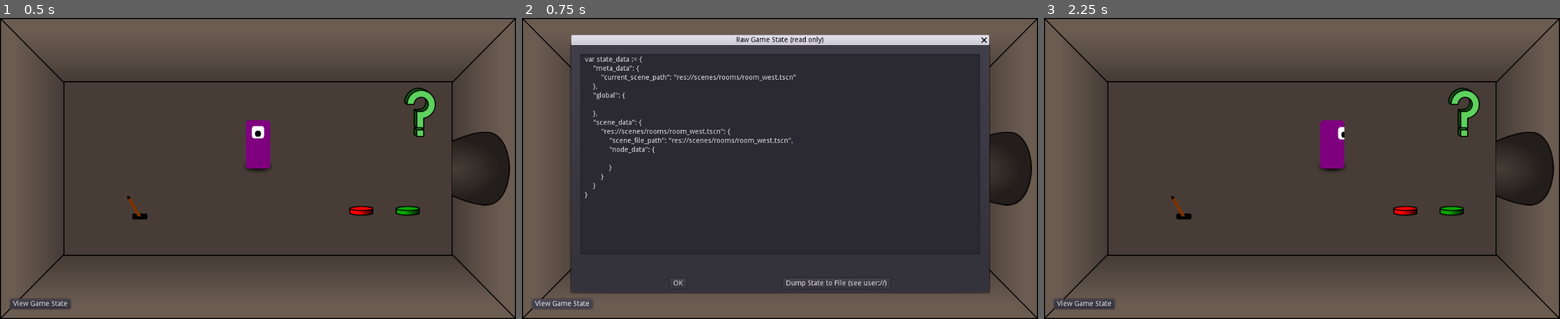
Above: before the commit, frames 1-3 (left to right).
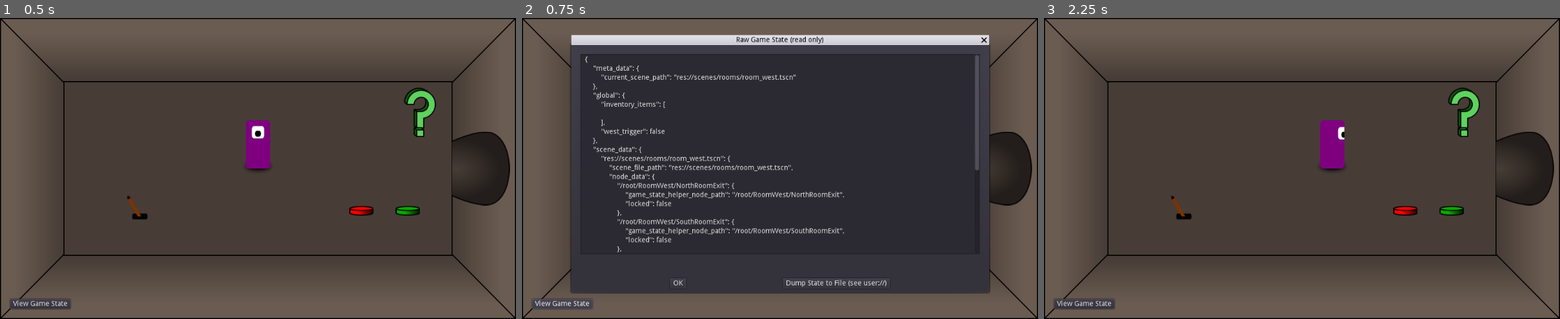
Above: after the commit, the same moments.

Repository: jhlothamer/save_and_load_demo
Game: Godot game, scene res://scenes/rooms/room_west.tscn
Same seed, same stepped clock (60 frames per second), same inputs: the game is played once before the commit and once after it. This scene is started directly instead of the project's main scene.
Inputs:
- Up to frame 1 (0.5 s): no input
- Up to frame 2 (0.75 s): click "View Game State" at 0.5 s
- Up to frame 3 (2.25 s): click "OK" at 1.25 s; tap Enter (interact) at 2, 2.1 s; hold Right (ui_right) from 2.03 s (still down)

Frame 1 is identical in both runs. In frame 2, 3.1% of the frame differs, in the area x 12-89%, y 12-78%; in frame 3, nothing differs.

Commit message:
refresh game state when game state dialog shown, fix issue with re-adding user signal

Diff:
--- a/project/project.godot
+++ b/project/project.godot
@@ -81,46 +81,46 @@
 
 ui_left={
 "deadzone": 0.5,
-"events": [ Object(InputEventKey,"resource_local_to_scene":false,"resource_name":"","device":0,"alt":false,"shift":false,"control":false,"meta":false,"command":false,"pressed":false,"scancode":16777231,"unicode":0,"echo":false,"script":null)
+"events": [ Object(InputEventKey,"resource_local_to_scene":false,"resource_name":"","device":0,"alt":false,"shift":false,"control":false,"meta":false,"command":false,"pressed":false,"scancode":16777231,"physical_scancode":0,"unicode":0,"echo":false,"script":null)
 , Object(InputEventJoypadButton,"resource_local_to_scene":false,"resource_name":"","device":0,"button_index":14,"pressure":0.0,"pressed":false,"script":null)
 , Object(InputEventJoypadMotion,"resource_local_to_scene":false,"resource_name":"","device":0,"axis":0,"axis_value":-1.0,"script":null)
-, Object(InputEventKey,"resource_local_to_scene":false,"resource_name":"","device":0,"alt":false,"shift":false,"control":false,"meta":false,"command":false,"pressed":false,"scancode":65,"unicode":0,"echo":false,"script":null)
+, Object(InputEventKey,"resource_local_to_scene":false,"resource_name":"","device":0,"alt":false,"shift":false,"control":false,"meta":false,"command":false,"pressed":false,"scancode":65,"physical_scancode":0,"unicode":0,"echo":false,"script":null)
  ]
 }
 ui_right={
 "deadzone": 0.5,
-"events": [ Object(InputEventKey,"resource_local_to_scene":false,"resource_name":"","device":0,"alt":false,"shift":false,"control":false,"meta":false,"command":false,"pressed":false,"scancode":16777233,"unicode":0,"echo":false,"script":null)
+"events": [ Object(InputEventKey,"resource_local_to_scene":false,"resource_name":"","device":0,"alt":false,"shift":false,"control":false,"meta":false,"command":false,"pressed":false,"scancode":16777233,"physical_scancode":0,"unicode":0,"echo":false,"script":null)
 , Object(InputEventJoypadButton,"resource_local_to_scene":false,"resource_name":"","device":0,"button_index":15,"pressure":0.0,"pressed":false,"script":null)
 , Object(InputEventJoypadMotion,"resource_local_to_scene":false,"resource_name":"","device":0,"axis":0,"axis_value":1.0,"script":null)
-, Object(InputEventKey,"resource_local_to_scene":false,"resource_name":"","device":0,"alt":false,"shift":false,"control":false,"meta":false,"command":false,"pressed":false,"scancode":68,"unicode":0,"echo":false,"script":null)
+, Object(InputEventKey,"resource_local_to_scene":false,"resource_name":"","device":0,"alt":false,"shift":false,"control":false,"meta":false,"command":false,"pressed":false,"scancode":68,"physical_scancode":0,"unicode":0,"echo":false,"script":null)
  ]
 }
 ui_up={
 "deadzone": 0.5,
-"events": [ Object(InputEventKey,"resource_local_to_scene":false,"resource_name":"","device":0,"alt":false,"shift":false,"control":false,"meta":false,"command":false,"pressed":false,"scancode":16777232,"unicode":0,"echo":false,"script":null)
+"events": [ Object(InputEventKey,"resource_local_to_scene":false,"resource_name":"","device":0,"alt":false,"shift":false,"control":false,"meta":false,"command":false,"pressed":false,"scancode":16777232,"physical_scancode":0,"unicode":0,"echo":false,"script":null)
 , Object(InputEventJoypadButton,"resource_local_to_scene":false,"resource_name":"","device":0,"button_index":12,"pressure":0.0,"pressed":false,"script":null)
 , Object(InputEventJoypadMotion,"resource_local_to_scene":false,"resource_name":"","device":0,"axis":1,"axis_value":-1.0,"script":null)
-, Object(InputEventKey,"resource_local_to_scene":false,"resource_name":"","device":0,"alt":false,"shift":false,"control":false,"meta":false,"command":false,"pressed":false,"scancode":87,"unicode":0,"echo":false,"script":null)
+, Object(InputEventKey,"resource_local_to_scene":false,"resource_name":"","device":0,"alt":false,"shift":false,"control":false,"meta":false,"command":false,"pressed":false,"scancode":87,"physical_scancode":0,"unicode":0,"echo":false,"script":null)
  ]
 }
 ui_down={
 "deadzone": 0.5,
-"events": [ Object(InputEventKey,"resource_local_to_scene":false,"resource_name":"","device":0,"alt":false,"shift":false,"control":false,"meta":false,"command":false,"pressed":false,"scancode":16777234,"unicode":0,"echo":false,"script":null)
+"events": [ Object(InputEventKey,"resource_local_to_scene":false,"resource_name":"","device":0,"alt":false,"shift":false,"control":false,"meta":false,"command":false,"pressed":false,"scancode":16777234,"physical_scancode":0,"unicode":0,"echo":false,"script":null)
 , Object(InputEventJoypadButton,"resource_local_to_scene":false,"resource_name":"","device":0,"button_index":13,"pressure":0.0,"pressed":false,"script":null)
 , Object(InputEventJoypadMotion,"resource_local_to_scene":false,"resource_name":"","device":0,"axis":1,"axis_value":1.0,"script":null)
-, Object(InputEventKey,"resource_local_to_scene":false,"resource_name":"","device":0,"alt":false,"shift":false,"control":false,"meta":false,"command":false,"pressed":false,"scancode":83,"unicode":0,"echo":false,"script":null)
+, Object(InputEventKey,"resource_local_to_scene":false,"resource_name":"","device":0,"alt":false,"shift":false,"control":false,"meta":false,"command":false,"pressed":false,"scancode":83,"physical_scancode":0,"unicode":0,"echo":false,"script":null)
  ]
 }
 interact={
 "deadzone": 0.5,
-"events": [ Object(InputEventKey,"resource_local_to_scene":false,"resource_name":"","device":0,"alt":false,"shift":false,"control":false,"meta":false,"command":false,"pressed":false,"scancode":16777221,"unicode":0,"echo":false,"script":null)
+"events": [ Object(InputEventKey,"resource_local_to_scene":false,"resource_name":"","device":0,"alt":false,"shift":false,"control":false,"meta":false,"command":false,"pressed":false,"scancode":16777221,"physical_scancode":0,"unicode":0,"echo":false,"script":null)
 , Object(InputEventJoypadButton,"resource_local_to_scene":false,"resource_name":"","device":0,"button_index":0,"pressure":0.0,"pressed":false,"script":null)
-, Object(InputEventKey,"resource_local_to_scene":false,"resource_name":"","device":0,"alt":false,"shift":false,"control":false,"meta":false,"command":false,"pressed":false,"scancode":32,"unicode":0,"echo":false,"script":null)
+, Object(InputEventKey,"resource_local_to_scene":false,"resource_name":"","device":0,"alt":false,"shift":false,"control":false,"meta":false,"command":false,"pressed":false,"scancode":32,"physical_scancode":0,"unicode":0,"echo":false,"script":null)
  ]
 }
 pause={
 "deadzone": 0.5,
-"events": [ Object(InputEventKey,"resource_local_to_scene":false,"resource_name":"","device":0,"alt":false,"shift":false,"control":false,"meta":false,"command":false,"pressed":false,"scancode":16777217,"unicode":0,"echo":false,"script":null)
+"events": [ Object(InputEventKey,"resource_local_to_scene":false,"resource_name":"","device":0,"alt":false,"shift":false,"control":false,"meta":false,"command":false,"pressed":false,"scancode":16777217,"physical_scancode":0,"unicode":0,"echo":false,"script":null)
  ]
 }
 
--- a/project/scenes/rooms/room.tscn
+++ b/project/scenes/rooms/room.tscn
@@ -61,29 +61,21 @@
 
 [node name="NorthRoomExit" parent="." instance=ExtResource( 3 )]
 position = Vector2( 512, 128 )
-collision_layer = 6
-collision_mask = 6
 destination_level_scene = "res://scenes/rooms/room.tscn"
 
 [node name="SouthRoomExit" parent="." instance=ExtResource( 3 )]
 position = Vector2( 512, 472 )
 rotation = 3.14159
-collision_layer = 6
-collision_mask = 6
 destination_level_scene = "res://scenes/rooms/room.tscn"
 
 [node name="EastRoomExit" parent="." instance=ExtResource( 3 )]
 position = Vector2( 896, 300 )
 rotation = 1.5708
-collision_layer = 6
-collision_mask = 6
 destination_level_scene = "res://scenes/rooms/room.tscn"
 
 [node name="WestRoomExit" parent="." instance=ExtResource( 3 )]
 position = Vector2( 128, 300 )
 rotation = -1.5708
-collision_layer = 6
-collision_mask = 6
 destination_level_scene = "res://scenes/rooms/room.tscn"
 
 [node name="YSort" type="YSort" parent="."]
--- a/project/scenes/rooms/room_north.tscn
+++ b/project/scenes/rooms/room_north.tscn
@@ -37,10 +37,11 @@
 margin_top = 264.0
 margin_right = 636.0
 margin_bottom = 336.0
-custom_fonts/font = SubResource( 1 )
+custom_colors/font_color = Color( 0.662745, 0.52549, 0.360784, 1 )
 custom_colors/font_color_shadow = Color( 0, 0, 0, 1 )
 custom_constants/shadow_offset_x = 7
 custom_constants/shadow_offset_y = 8
+custom_fonts/font = SubResource( 1 )
 text = "The End"
 align = 1
 valign = 1
--- a/project/scenes/rooms/room_south.tscn
+++ b/project/scenes/rooms/room_south.tscn
@@ -9,12 +9,12 @@
 script = ExtResource( 3 )
 
 [node name="NorthRoomExit" parent="." index="2"]
-collision_layer = 6
-collision_mask = 6
 destination_level_scene = "res://scenes/rooms/room_main.tscn"
 
 [node name="SouthRoomExit" parent="." index="3"]
 visible = false
+collision_layer = 7
+collision_mask = 7
 enabled = false
 
 [node name="room_exit" parent="SouthRoomExit" index="0"]
@@ -22,6 +22,8 @@
 
 [node name="EastRoomExit" parent="." index="4"]
 visible = false
+collision_layer = 7
+collision_mask = 7
 enabled = false
 
 [node name="room_exit" parent="EastRoomExit" index="0"]
@@ -29,6 +31,8 @@
 
 [node name="WestRoomExit" parent="." index="5"]
 visible = false
+collision_layer = 7
+collision_mask = 7
 enabled = false
 
 [node name="room_exit" parent="WestRoomExit" index="0"]
--- a/project/scenes/rooms/room_west.tscn
+++ b/project/scenes/rooms/room_west.tscn
@@ -10,6 +10,8 @@
 
 [node name="NorthRoomExit" parent="." index="2"]
 visible = false
+collision_layer = 7
+collision_mask = 7
 enabled = false
 
 [node name="room_exit" parent="NorthRoomExit" index="0"]
@@ -17,18 +19,20 @@
 
 [node name="SouthRoomExit" parent="." index="3"]
 visible = false
+collision_layer = 7
+collision_mask = 7
 enabled = false
 
 [node name="room_exit" parent="SouthRoomExit" index="0"]
 visible = false
 
 [node name="EastRoomExit" parent="." index="4"]
-collision_layer = 6
-collision_mask = 6
 destination_level_scene = "res://scenes/rooms/room_main.tscn"
 
 [node name="WestRoomExit" parent="." index="5"]
 visible = false
+collision_layer = 7
+collision_mask = 7
 enabled = false
 
 [node name="room_exit" parent="WestRoomExit" index="0"]
--- a/project/scenes/ui/pause_dialog.tscn
+++ b/project/scenes/ui/pause_dialog.tscn
@@ -25,11 +25,14 @@
 }
 
 [node name="TextureRect" type="TextureRect" parent="."]
-modulate = Color( 0, 0, 0, 0.478431 )
+modulate = Color( 0, 0, 0, 0.423529 )
 anchor_right = 1.0
 anchor_bottom = 1.0
 texture = ExtResource( 1 )
 stretch_mode = 2
+__meta__ = {
+"_edit_use_anchors_": false
+}
 
 [node name="VBoxContainer" type="VBoxContainer" parent="."]
 anchor_left = 0.5
--- a/project/scenes/ui/raw_game_state_dlg.gd
+++ b/project/scenes/ui/raw_game_state_dlg.gd
@@ -12,10 +12,7 @@
 
 
 func show_modal(exclusive: bool = false) -> void:
-	_text_edit.text = "var state_data := " + GameStateService.get_game_state_string()
-	for i in _text_edit.get_line_count():
-		if _text_edit.can_fold(i):
-			print("Can fold line %d" % i)
+	_text_edit.text = GameStateService.get_game_state_string(true)
 	get_tree().paused = true
 	.show_modal(exclusive)
 
--- a/project/scenes/ui/title.tscn
+++ b/project/scenes/ui/title.tscn
@@ -59,7 +59,7 @@
 [node name="Label" type="Label" parent="MarginContainer"]
 margin_left = 20.0
 margin_top = 60.0
-margin_right = 936.0
+margin_right = 934.0
 margin_bottom = 160.0
 custom_fonts/font = SubResource( 3 )
 text = "Save and Load Demo"
--- a/project/utils/game_state/game_state_helper.gd
+++ b/project/utils/game_state/game_state_helper.gd
@@ -14,8 +14,6 @@
 const GAME_STATE_KEY_INSTANCE_SCENE = "game_state_helper_dynamic_recreate_scene"
 # flag indicating that an instanced child scene was freed so that is can be re-freed when scene re-loaded
 const GAME_STATE_KEY_PARENT_FREED = "game_state_helper_parent_freed"
-
-
 
 
 """
@@ -63,6 +61,8 @@
 func _enter_tree():
 	# must add to group since this is just a GDScript file (no scene file)
 	add_to_group(NODE_GROUP)
+	if has_user_signal("instanced_child_scene_freed"):
+		return
 	# signal to let service know that a instanced child scene was freed
 	# add this signal this way hides it in the signal panel - it's only meant for the service
 	add_user_signal("instanced_child_scene_freed", [
--- a/project/utils/game_state/game_state_service.gd
+++ b/project/utils/game_state/game_state_service.gd
@@ -56,7 +56,10 @@
 """
 Returns JSON string of current game state.
 """
-func get_game_state_string() -> String:
+func get_game_state_string(refresh_state: bool = false) -> String:
+	if refresh_state:
+		#fake a scene transition to force game state to be updated
+		_on_scene_transitioning("")
 	return JSON.print(_game_state, "\t")
 
 """
Not shown: 5 places in project/scenes/ui/pause_dialog.tscn that only renumber resources
Not shown: 3 places in project/scenes/ui/title.tscn that only renumber resources
